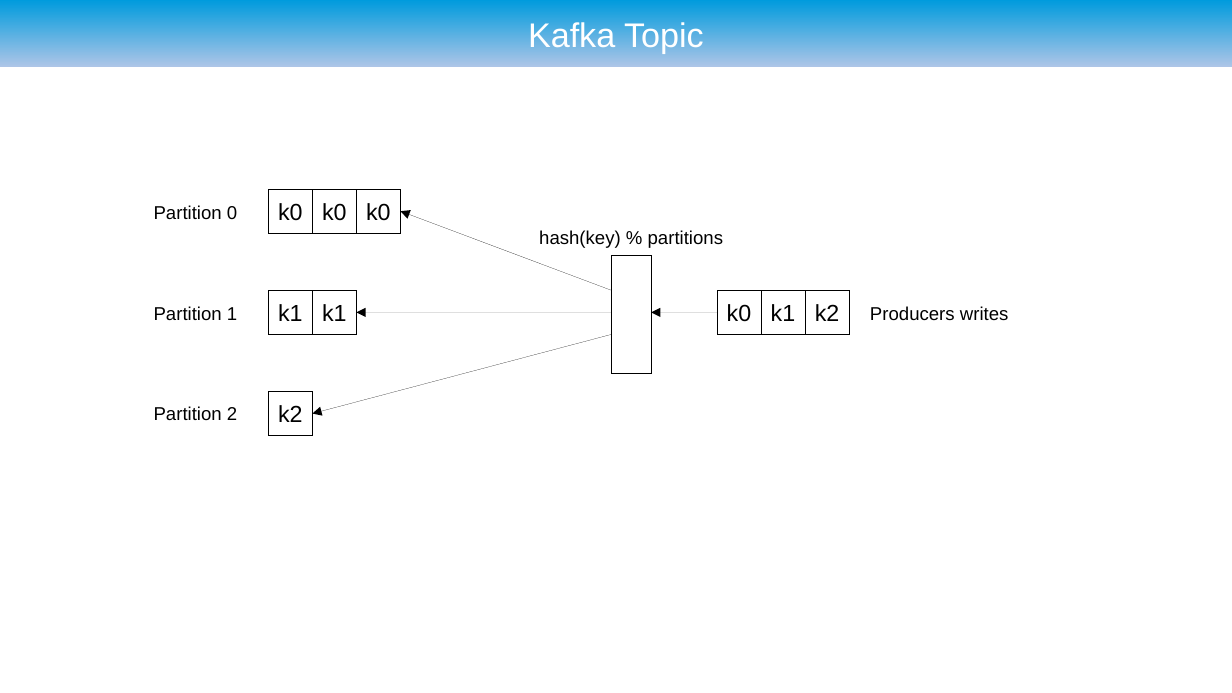
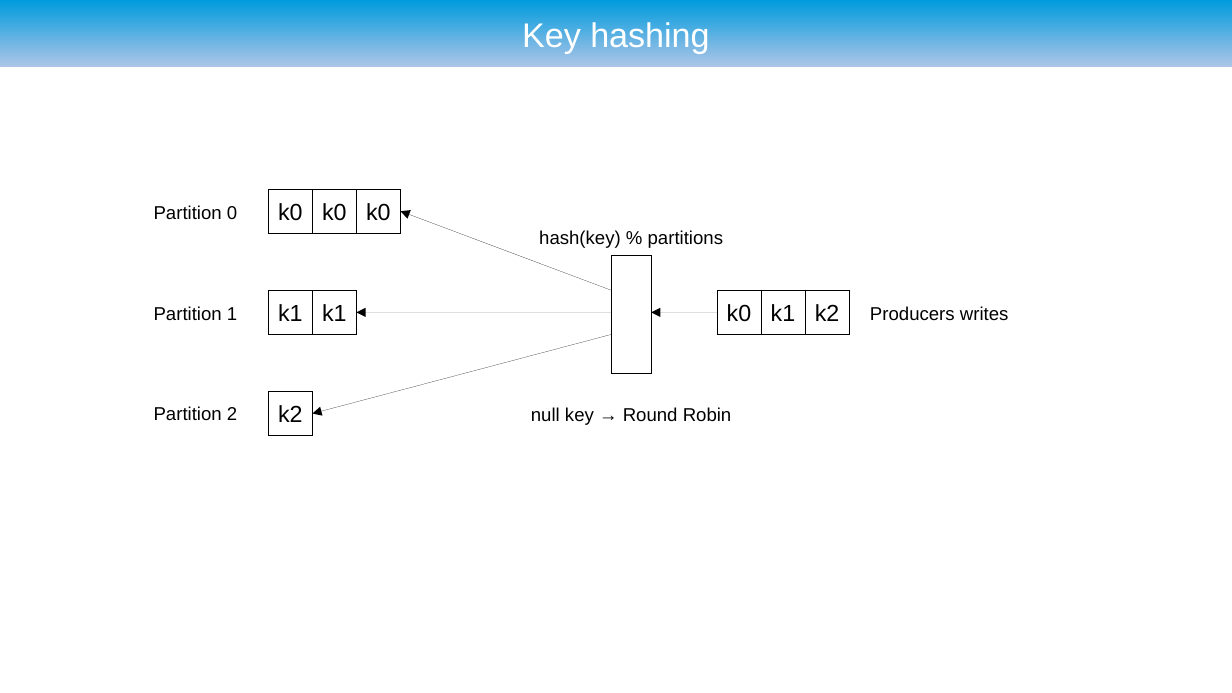
Before and after one commit to ryzlab/kafka-kompetensdag, a slide deck: slide 18 of doc/presentation.odp (slide 10 before the commit). Drawn at 1232x693 pixels with LibreOffice and Linux fonts; fonts in the diff are those of the drawing; background and template pictures are left out. Boxes give left, top, right and bottom in pixels: in the first picture for what was removed or moved away, otherwise in the second. Text is boxed around its words. In the diff, an @@ line names an element or a change of style, - is before the commit and + after.

```diff
--- a/doc/presentation.odp
+++ b/doc/presentation.odp
@@ title at <box>522,19,709,53</box>: text changed @@
-Kafka Topic
+Key hashing
@@ text added at <box>531,407,732,425</box>, 12 pt, text #000000 @@
+null key → Round Robin
```
Also in this commit, not shown: 13 other slides changed, 12 slides added, 1 slide removed.
